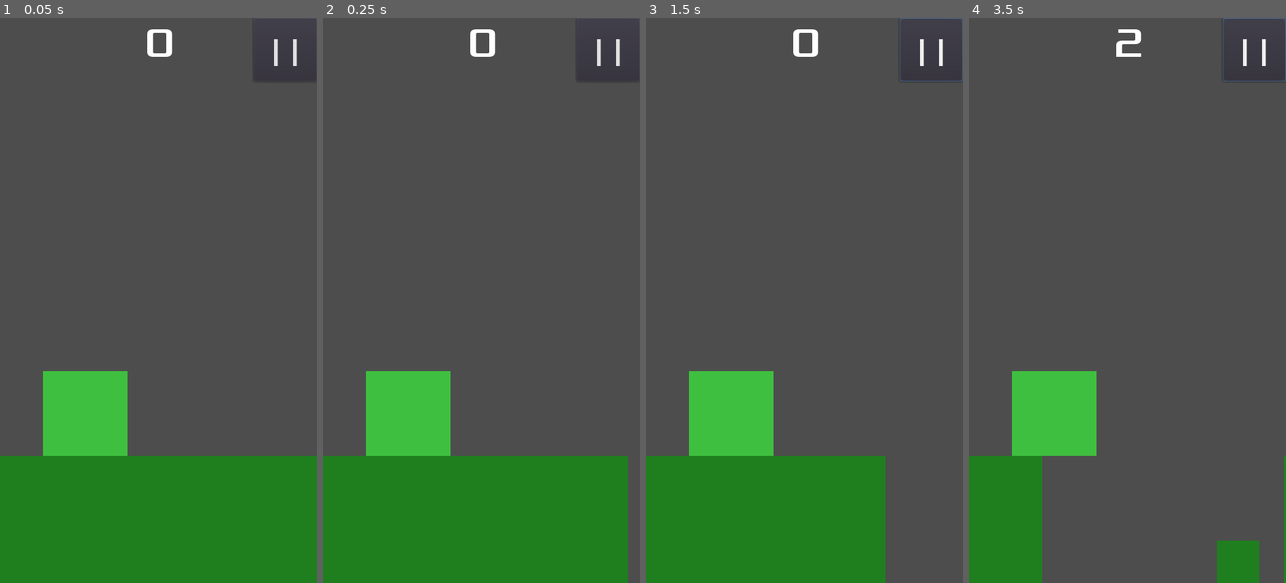
Above: before the commit, frames 1-4 (left to right).
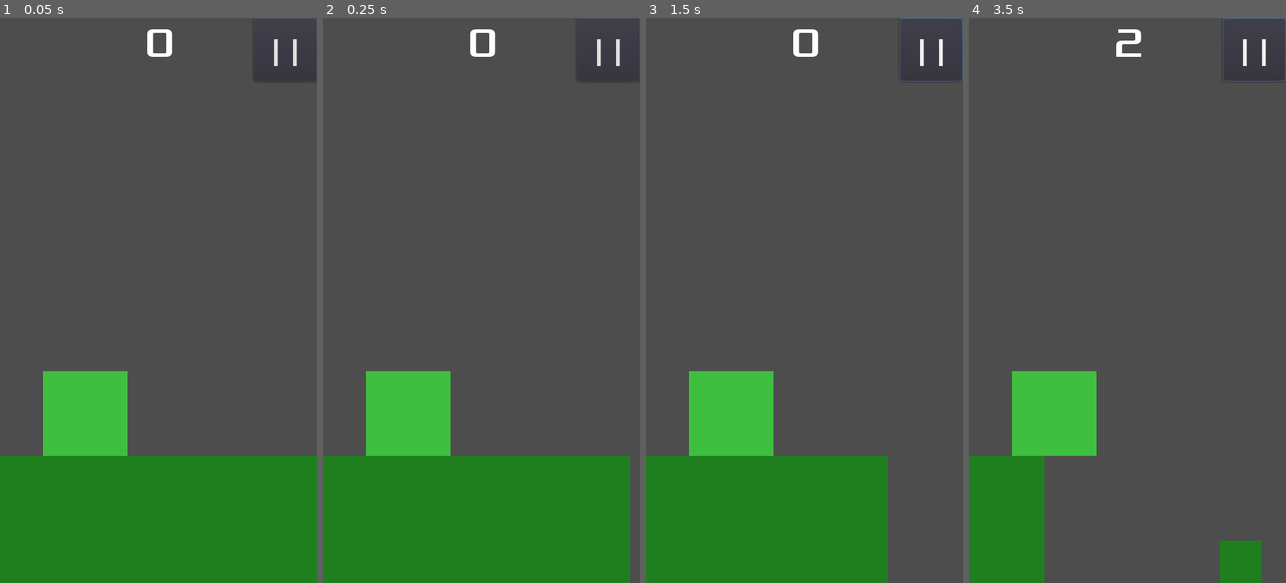
Above: after the commit, the same moments.

Repository: tomas7770/RunJump
Game: Godot game, scene res://scenes/Main/Main.tscn
Same seed, same stepped clock (60 frames per second), same inputs: the game is played once before the commit and once after it. This scene is started directly instead of the project's main scene.
Inputs:
- Up to frame 1 (0.05 s): no input
- Up to frame 2 (0.25 s): no input
- Up to frame 3 (1.5 s): click "| |" at 0.5 s; click "Continue" at 1.25 s
- Up to frame 4 (3.5 s): click "| |" at 2 s; click "Continue" at 2.75 s

Frame 1 is identical in both runs. In frame 2, 0.1% of the frame differs, in the area x 96-97%, y 77-100%; in frame 3, 0.1%; in frame 4, 0.4%, in the area x 23-100%, y 77-100%.

Commit message:
Initial implementation of rendering interpolation

Diff:
--- a/project.godot
+++ b/project.godot
@@ -37,6 +37,10 @@
 
 singletons=[  ]
 
+[physics]
+
+common/physics_jitter_fix=0.0
+
 [rendering]
 
 quality/driver/driver_name="GLES2"
--- a/scenes/Main/Main.gd
+++ b/scenes/Main/Main.gd
@@ -56,6 +56,7 @@
 	$HUD.update_difficulty_label(current_difficulty)
 	$HUD.update_highscore_label(GlobalVariables.highscore_get())
 	player.bodyposition = Vector2(128,598)
+	player.reset_interpolation()
 	var plats = get_tree().get_nodes_in_group("Platforms")
 	for platX in plats:
 		platX.queue_free()
@@ -64,6 +65,7 @@
 	add_child(plat)
 	plat.bodyscale = Vector2(8,initial_height)
 	plat.bodyposition = Vector2(32*plat.bodyscale.x,screen_size.y-32*plat.bodyscale.y)
+	plat.reset_interpolation()
 	$SpawnTimer.set_paused(false)
 	$ScoreTimer.set_paused(false)
 	$SpawnTimer.start(1.5)
@@ -99,6 +101,7 @@
 	plat.bodyscale = _get_next_plat_size()
 	last_height = plat.bodyscale.y
 	plat.bodyposition = Vector2(screen_size.x+32*plat.bodyscale.x,screen_size.y-32*plat.bodyscale.y)
+	plat.reset_interpolation()
 	$SpawnTimer.start(plat.bodyscale.x/(2.0*(speed/float(initial_speed))))
 
 func _on_ScoreTimer_timeout():
--- a/scenes/Platform/Platform.gd
+++ b/scenes/Platform/Platform.gd
@@ -1,15 +1,23 @@
 extends Node2D
 
+var prevposition: Vector2
+var body_moved = false
 var bodyposition setget _set_body_position, _get_body_position
 var bodyscale setget _set_body_scale, _get_body_scale
 onready var body = $Body
 
 # Called when the node enters the scene tree for the first time.
 func _ready():
-	pass # Replace with function body.
+	prevposition = body.position
 
 func _process(_delta):
-	$Sprite.position = body.position
+	$Sprite.position = prevposition.linear_interpolate(body.position, Engine.get_physics_interpolation_fraction())
+
+func _physics_process(_delta):
+	if body_moved:
+		body_moved = false
+	else:
+		prevposition = body.position
 
 func _on_VisibilityNotifier2D_screen_exited():
 	queue_free()
@@ -18,6 +26,8 @@
 	body.get_node("CollisionShape2D").set_deferred("disabled", true)
 
 func _set_body_position(pos):
+	prevposition = body.position
+	body_moved = true
 	body.position = pos
 
 func _get_body_position():
@@ -29,3 +39,6 @@
 
 func _get_body_scale():
 	return body.scale
+
+func reset_interpolation():
+	prevposition = body.position
--- a/scenes/Player/Player.gd
+++ b/scenes/Player/Player.gd
@@ -3,18 +3,20 @@
 const gravity = 1500
 var velocity = Vector2()
 var canJump = false
+var prevposition: Vector2
 var bodyposition setget _set_body_position, _get_body_position
 onready var body = $Body
 
 # Called when the node enters the scene tree for the first time.
 func _ready():
-	pass # Replace with function body.
+	prevposition = body.position
 
 func _process(_delta):
-	$Sprite.position = body.position
+	$Sprite.position = prevposition.linear_interpolate(body.position, Engine.get_physics_interpolation_fraction())
 
 # Called every frame. 'delta' is the elapsed time since the previous frame.
 func _physics_process(delta):
+	prevposition = body.position
 	if !(GlobalVariables.pause):
 		velocity.y += delta * gravity
 		velocity = body.move_and_slide(velocity,Vector2(0,-1))
@@ -44,3 +46,6 @@
 
 func _get_body_position():
 	return body.position
+
+func reset_interpolation():
+	prevposition = body.position
